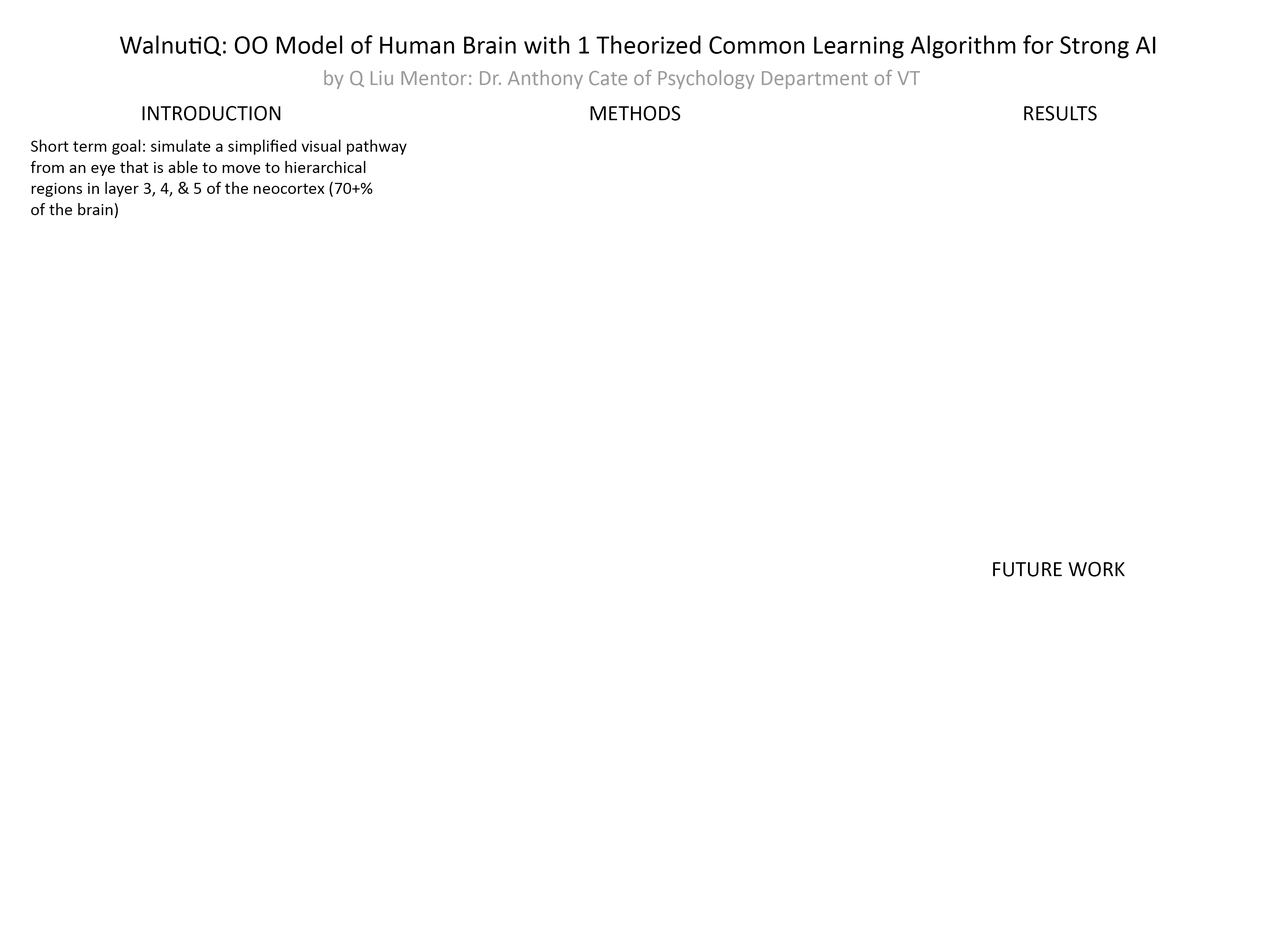
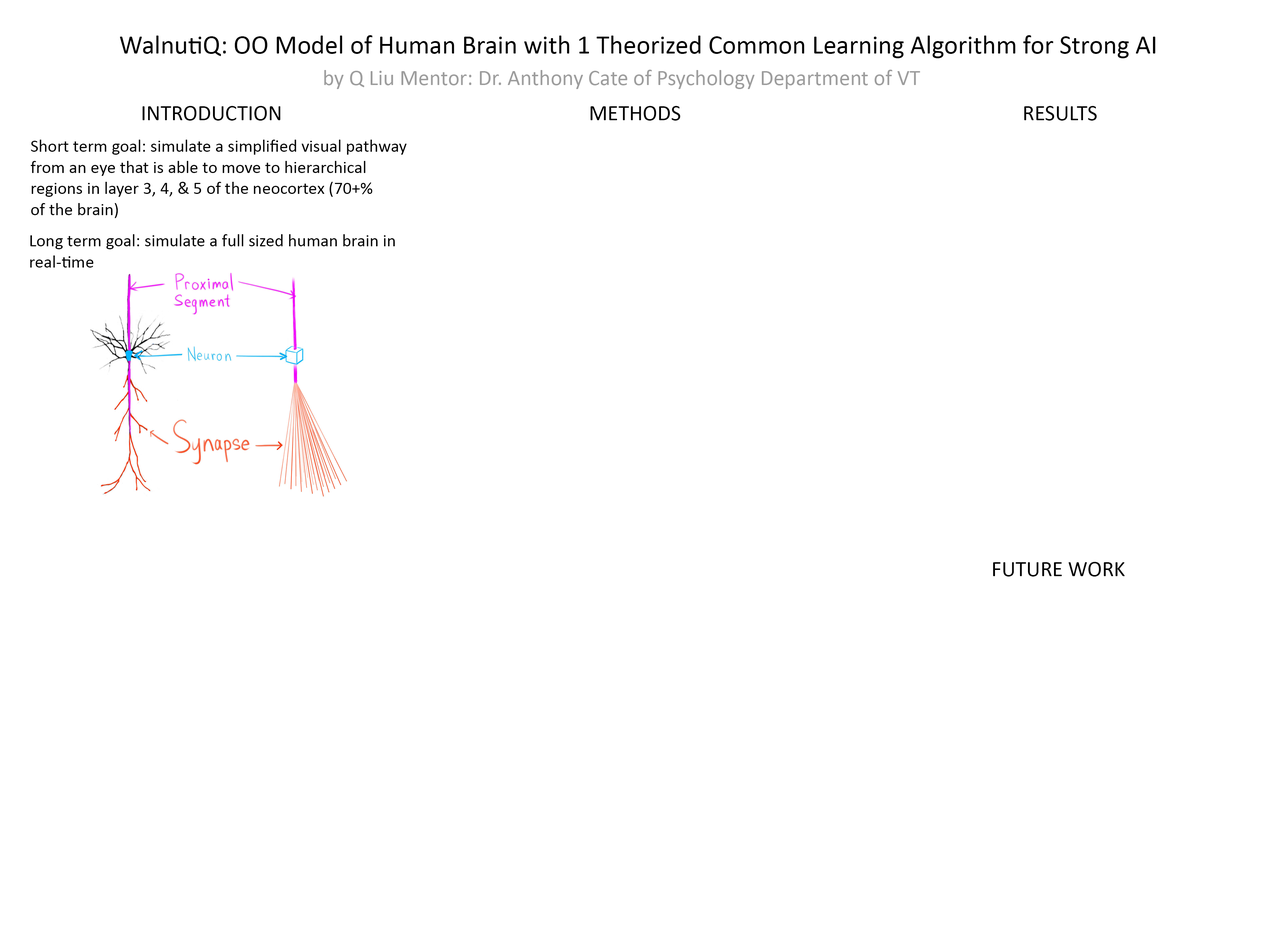
Comparing the layer stacks of the two 1267px x 950px images. Changes:
added layer "long term goal" in group "INTRODUCTION" over (x1=30, y1=234, x2=395, y2=268)
added layer "neuron vs. model neuron" in group "INTRODUCTION" over (x1=89, y1=272, x2=349, y2=498)
